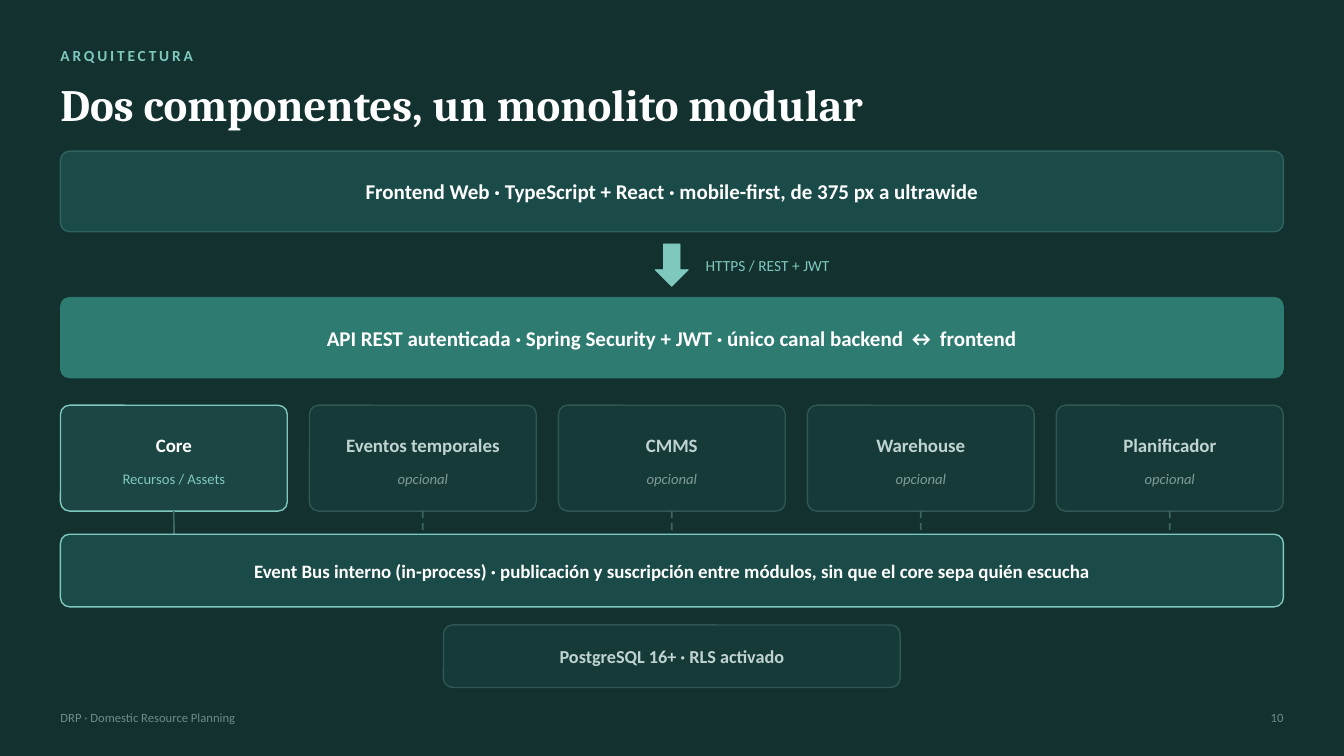
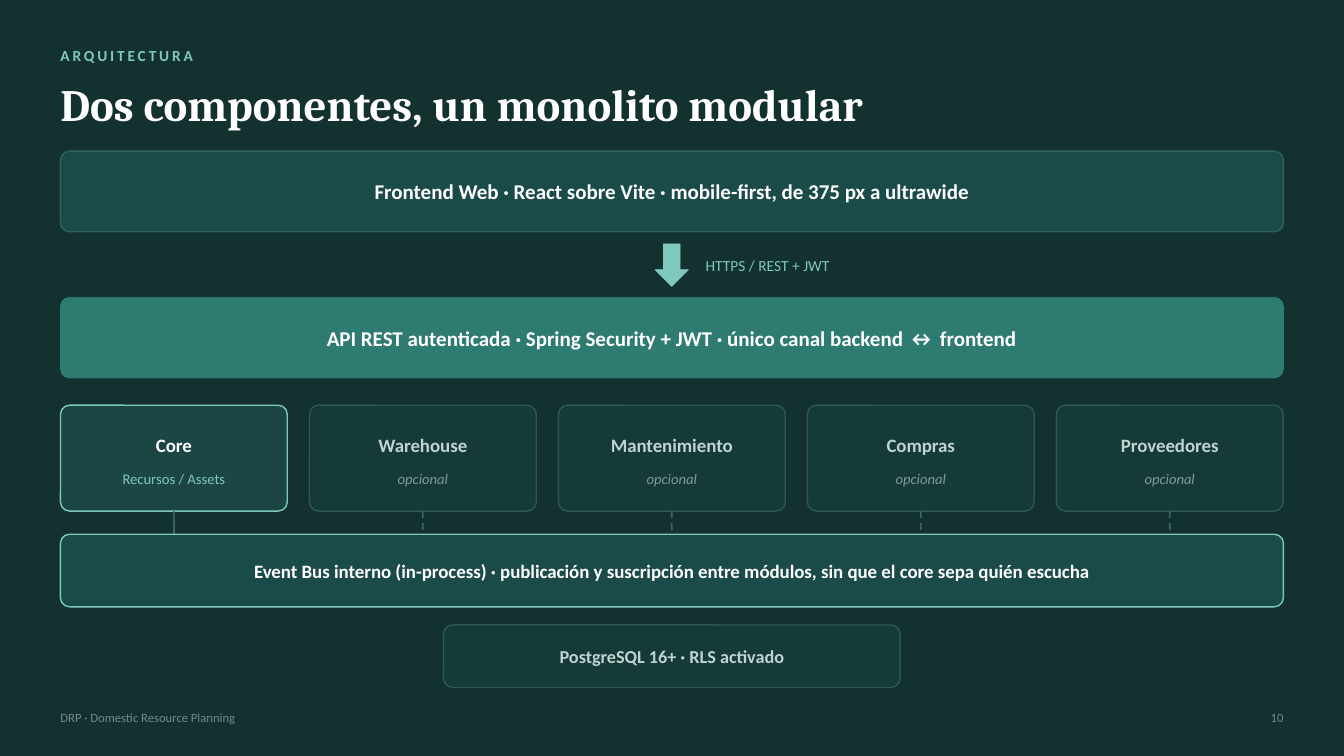
Before and after one commit to kikescribano/domestic_resource_planning, a slide deck: slide 11 of docs/common/marketing/DRP-resumen.pptx. Drawn at 1344x756 pixels with LibreOffice and Linux fonts; fonts in the diff are those of the drawing. Boxes give left, top, right and bottom in pixels: in the first picture for what was removed or moved away, otherwise in the second. Text is boxed around its words. In the diff, an @@ line names an element or a change of style, - is before the commit and + after.

```diff
--- a/docs/common/marketing/DRP-resumen.pptx
+++ b/docs/common/marketing/DRP-resumen.pptx
@@ text at (x1=375, y1=184, x2=968, y2=203): text changed @@
-Frontend Web · TypeScript + React · mobile-first, de 375 px a ultrawide
+Frontend Web · React sobre Vite · mobile-first, de 375 px a ultrawide
@@ text at (x1=378, y1=438, x2=467, y2=452): text changed @@
-Eventos temporales
+Warehouse
@@ text at (x1=611, y1=439, x2=733, y2=452): text changed @@
-CMMS
+Mantenimiento
@@ text at (x1=887, y1=439, x2=955, y2=455): text changed @@
-Warehouse
+Compras
@@ text at (x1=1121, y1=438, x2=1219, y2=452): text changed @@
-Planificador
+Proveedores
```
Also in this commit, not shown: 5 other slides changed, 24 other files.
